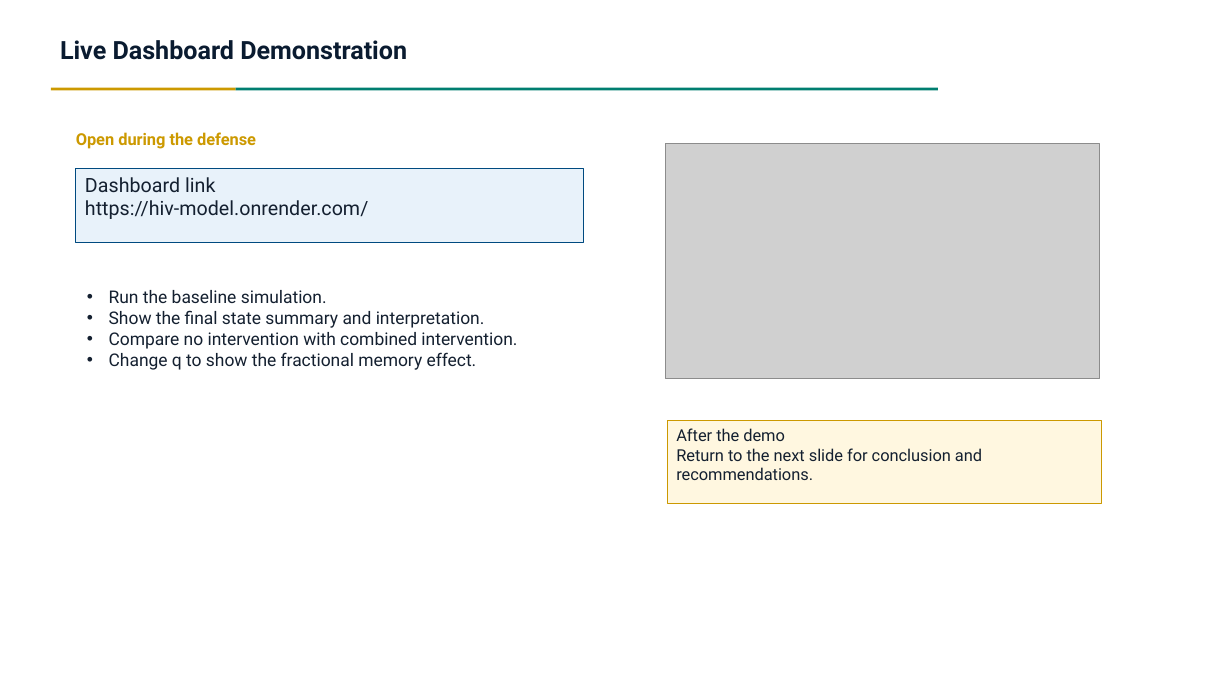
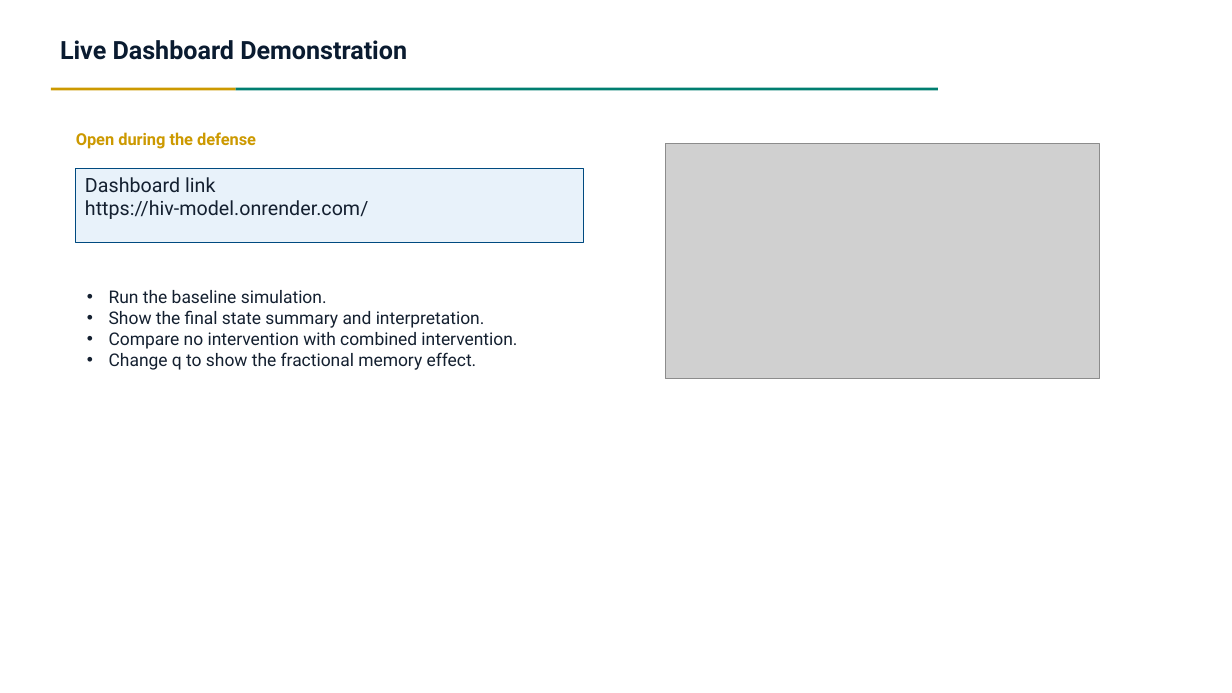
Before and after one commit to Lambert-01/HIV-MODEL, a slide deck: slide 12 of presentation/FracHIV_SITA_Presentation.pptx. Drawn at 1232x693 pixels with LibreOffice and Linux fonts; fonts in the diff are those of the drawing; grey boxes stand for pictures. Boxes give left, top, right and bottom in pixels: in the first picture for what was removed or moved away, otherwise in the second. Text is boxed around its words. In the diff, an @@ line names an element or a change of style, - is before the commit and + after.

```diff
--- a/presentation/FracHIV_SITA_Presentation.pptx
+++ b/presentation/FracHIV_SITA_Presentation.pptx
@@ rectangle removed at bbox=[667, 421, 1102, 504] @@
-After the demo
-Return to the next slide for conclusion and recommendations.
```
Also in this commit, not shown: 3 other slides changed, 2 slides added, 2 slides removed, 9 other files.
